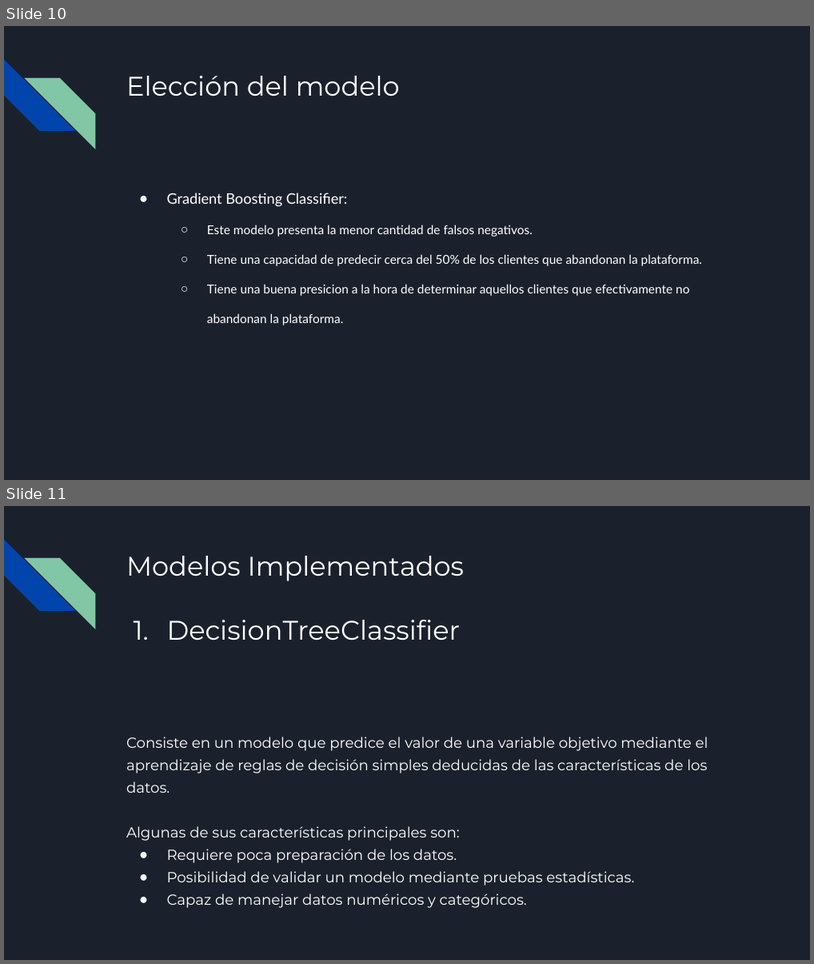
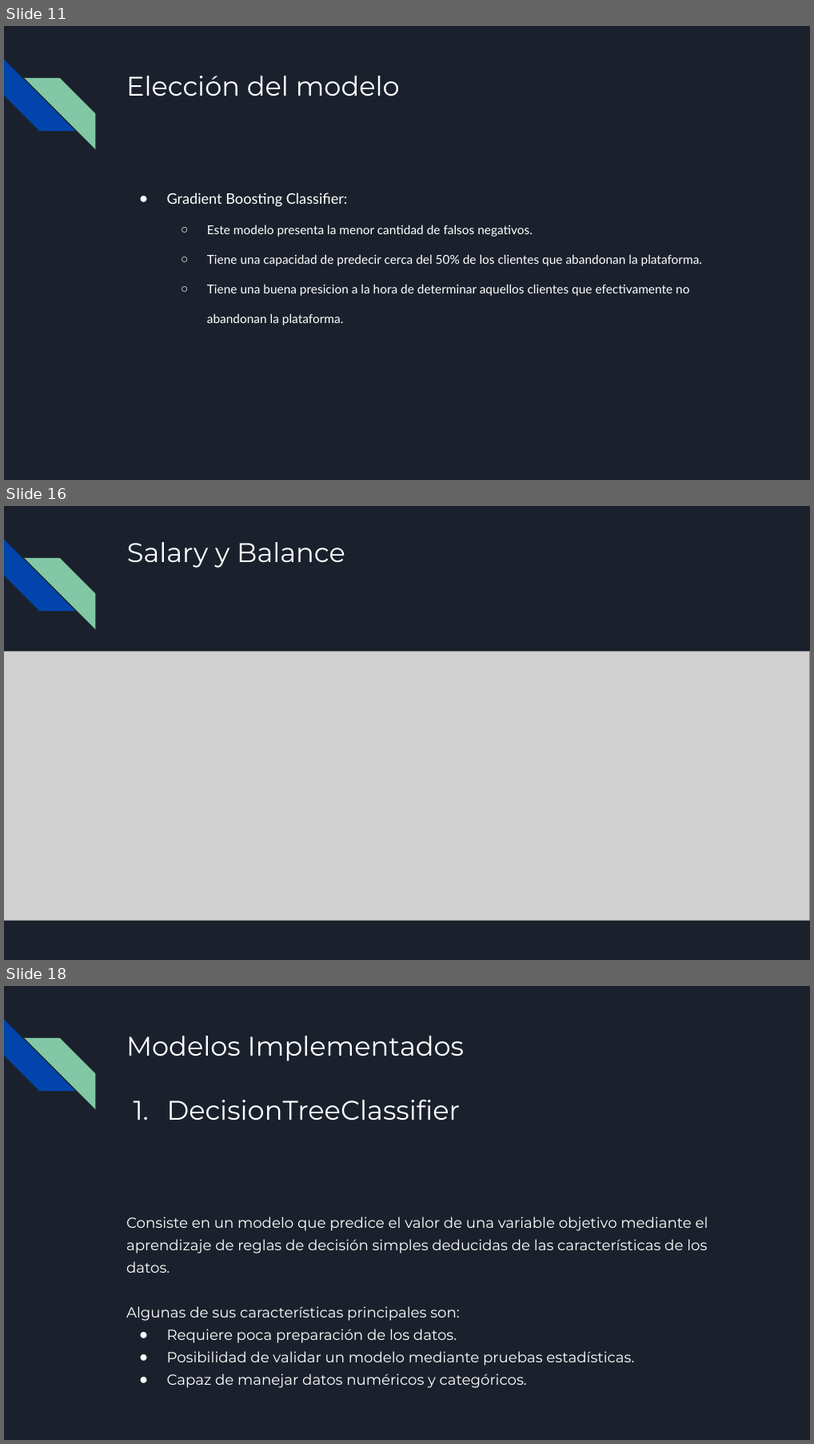
Before and after one commit to RoberthHernandez/churn-prediction-CH, a slide deck: Presentación.pptx. Shown one above the other, each under a label of ours: slides 10 and 11 before the commit, slides 11, 16 and 18 after it; the slides between them are not shown. The pictures are 814x964 and 814x1444 pixels, drawn with LibreOffice and Linux fonts; fonts in the diff are those of the drawing; grey boxes stand for pictures. Boxes give left, top, right and bottom in pixels: in the first picture for what was removed or moved away, otherwise in the second. Text is boxed around its words. In the diff, an @@ line names an element or a change of style, - is before the commit and + after.

```diff
--- a/Presentación.pptx
+++ b/Presentación.pptx
@@ slide 16 added at (x1=4, y1=506, x2=810, y2=960), background #1B212C; not listed: 2 template elements that a slide beside it also shows @@
@@ title added at (x1=127, y1=542, x2=346, y2=568), 24 pt, text #FFFFFF @@
+Salary y Balance
@@ picture added at (x1=4, y1=651, x2=810, y2=920) @@
@@ what was slide 10 is now slide 11 @@
@@ what was slide 11 is now slide 18 @@
```
Also in this commit, not shown: 6 other slides added, 1 other file.
